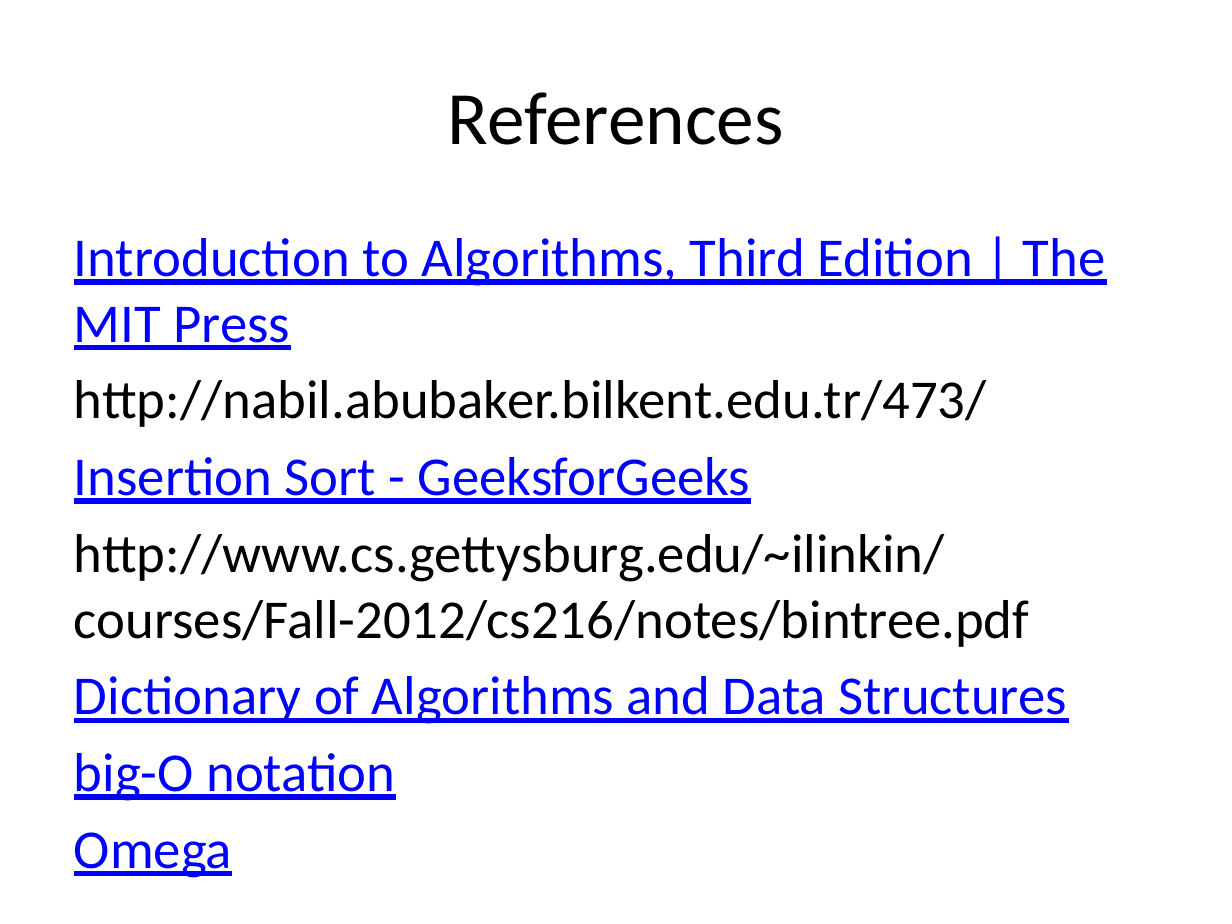
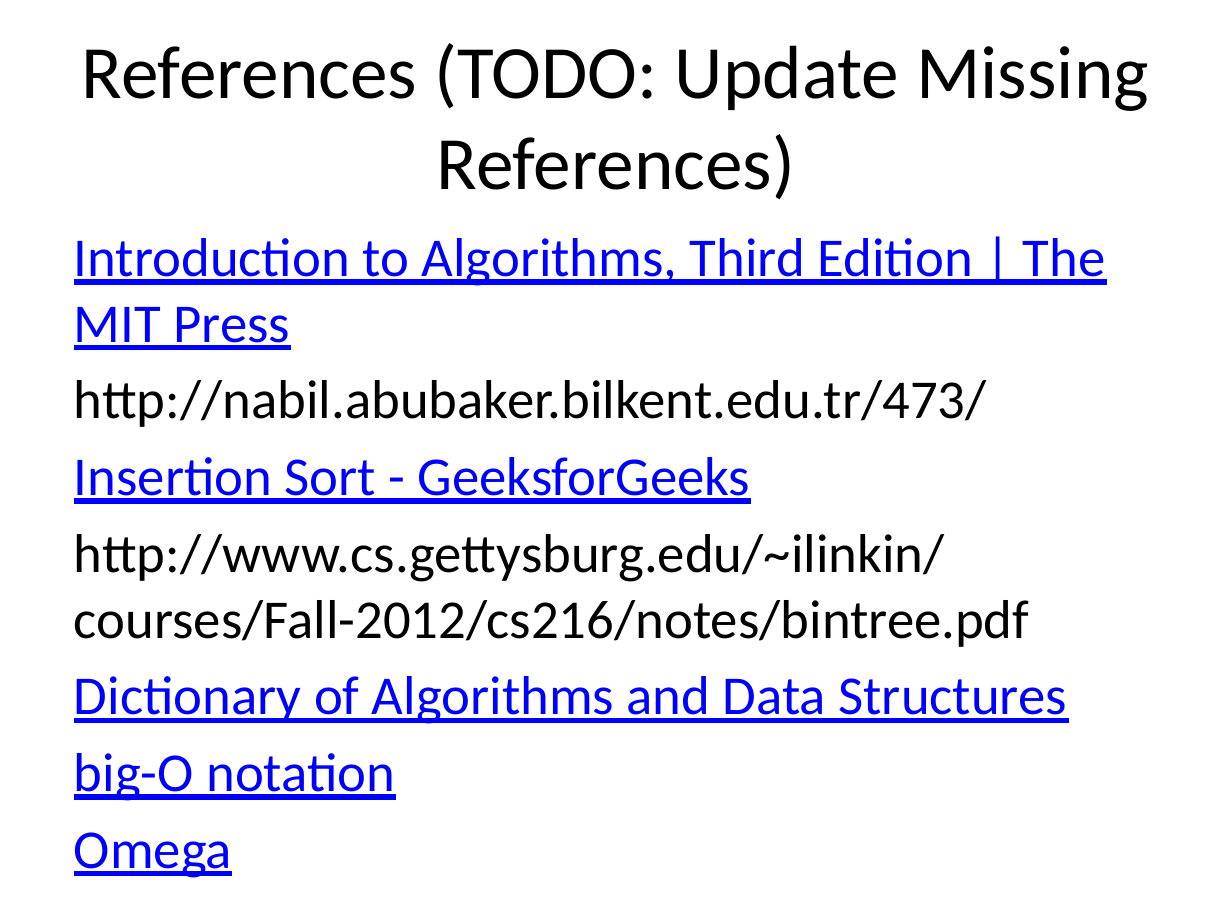
Before and after one commit to ucoruh/ce100-algorithms-and-programming-II, a slide deck: slide 132 of docs/week-1/ce100-week-1-intro.md_word.pptx (slide 138 before the commit). Drawn at 1232x924 pixels with LibreOffice and Linux fonts; fonts in the diff are those of the drawing. Boxes give left, top, right and bottom in pixels: in the first picture for what was removed or moved away, otherwise in the second. Text is boxed around its words. In the diff, an @@ line names an element or a change of style, - is before the commit and + after.

```diff
--- a/docs/week-1/ce100-week-1-intro.md_word.pptx
+++ b/docs/week-1/ce100-week-1-intro.md_word.pptx
@@ title at [81, 43, 1149, 200]: text changed @@
-References
+References (TODO: Update Missing References)
```
Also in this commit, not shown: 10 other slides changed, 1 slide added, 7 slides removed, 33 other files.
